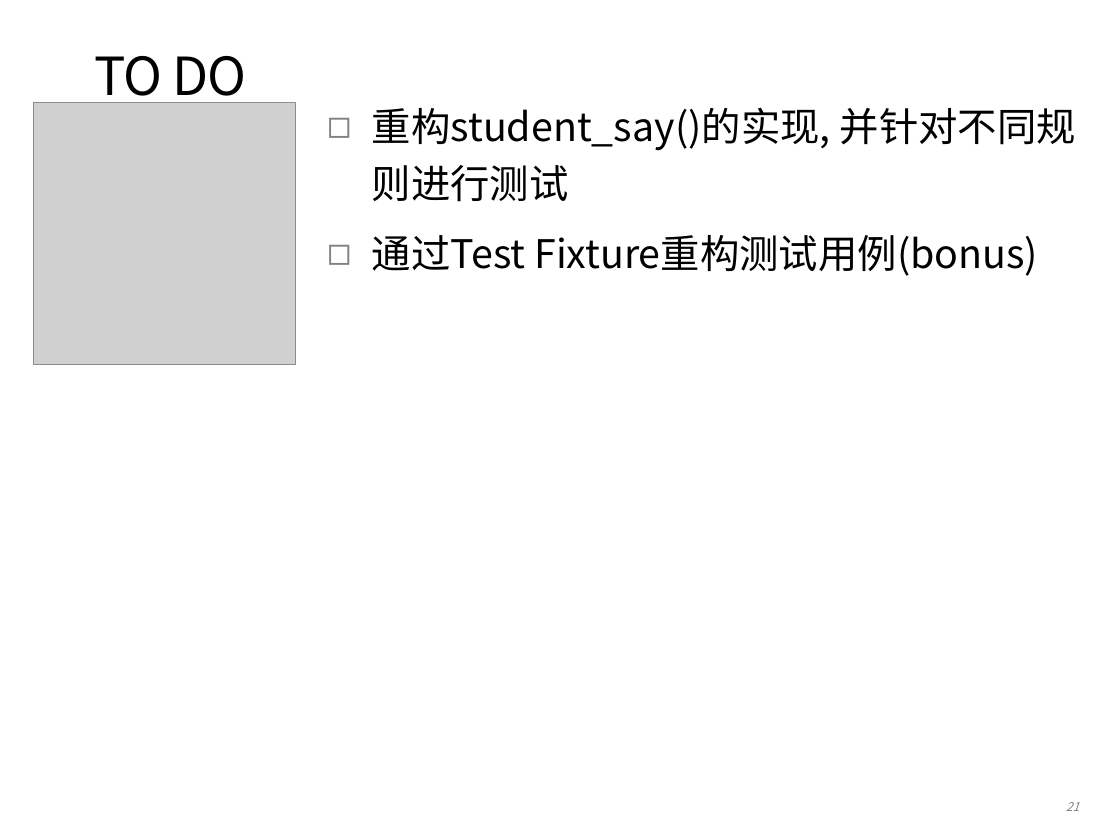
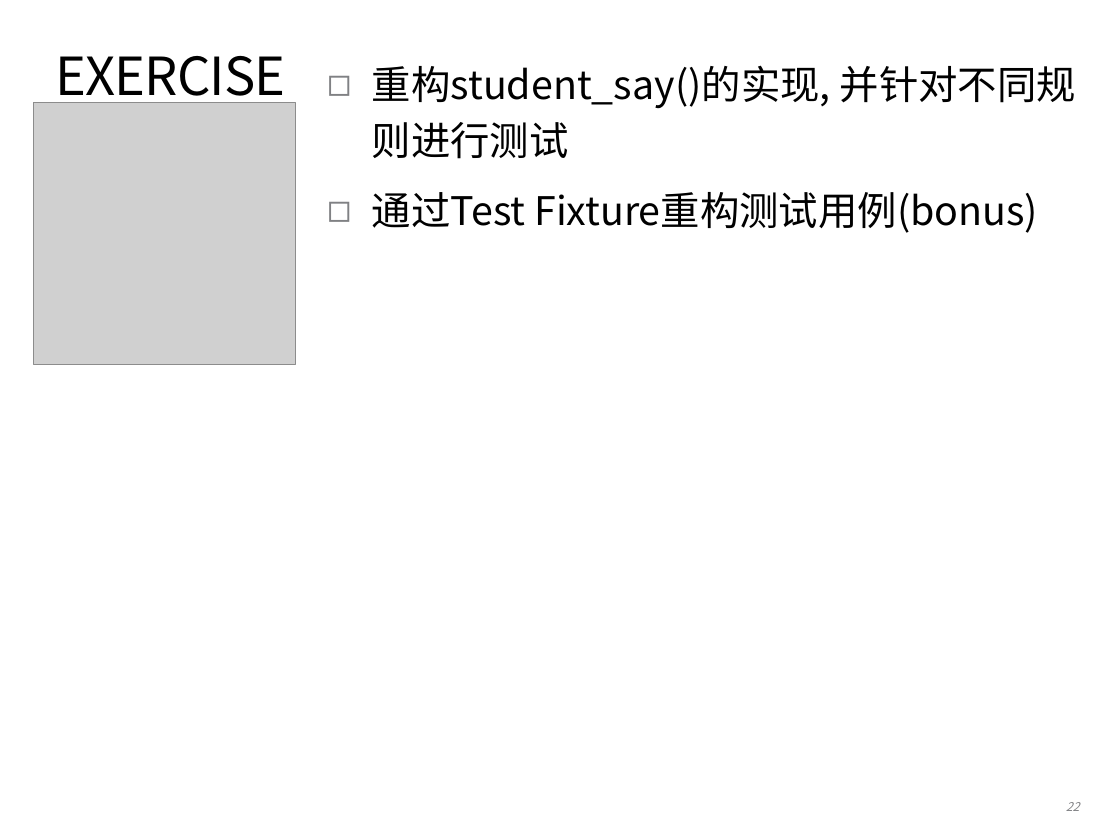
Before and after one commit to coney/c-training, a slide deck: slide 22 of UT/01 C Unit Testing.pptx (slide 21 before the commit). Drawn at 1120x840 pixels with LibreOffice and Linux fonts; fonts in the diff are those of the drawing; grey boxes stand for pictures. Boxes give left, top, right and bottom in pixels: in the first picture for what was removed or moved away, otherwise in the second. Text is boxed around its words. In the diff, an @@ line names an element or a change of style, - is before the commit and + after.

```diff
--- a/UT/01 C Unit Testing.pptx
+++ b/UT/01 C Unit Testing.pptx
@@ title at (x1=56, y1=56, x2=285, y2=109): text changed @@
-TO DO
+EXERCISE
@@ text "重构student_say()的实现, 并针对不同规则进行测试" moved from (x1=372, y1=107, x2=1076, y2=276) to (x1=372, y1=65, x2=1076, y2=233) @@
```
Also in this commit, not shown: 2 other slides changed, 1 slide added, 1 other file.
